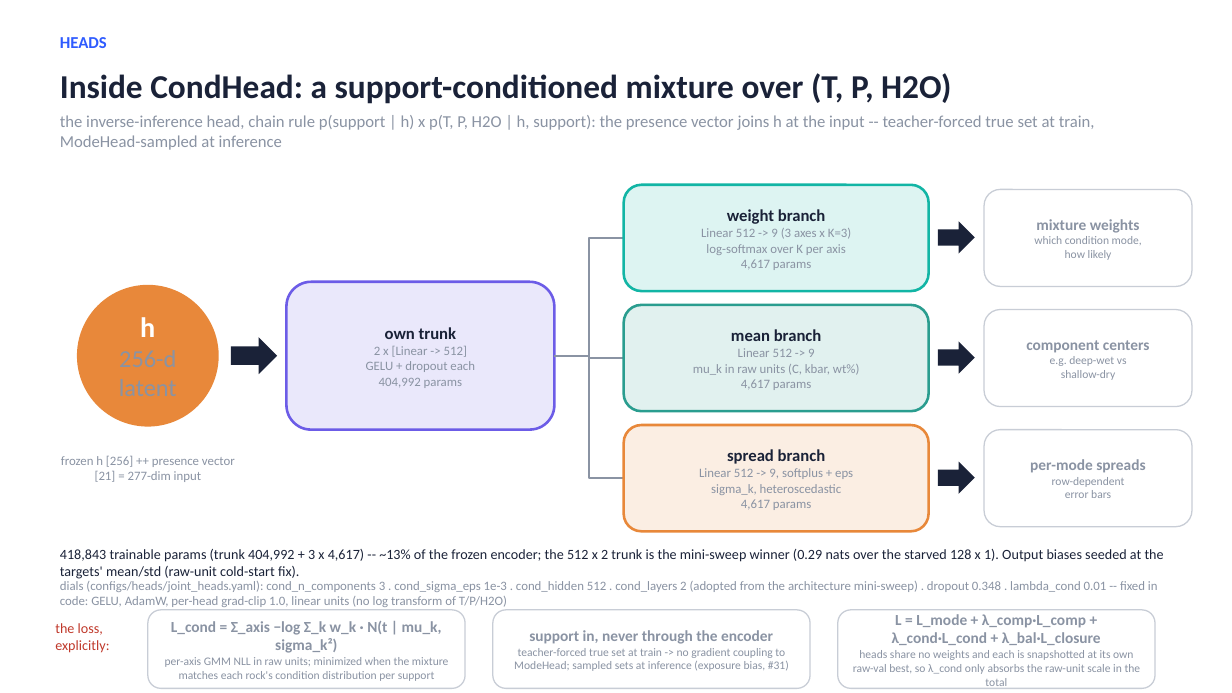
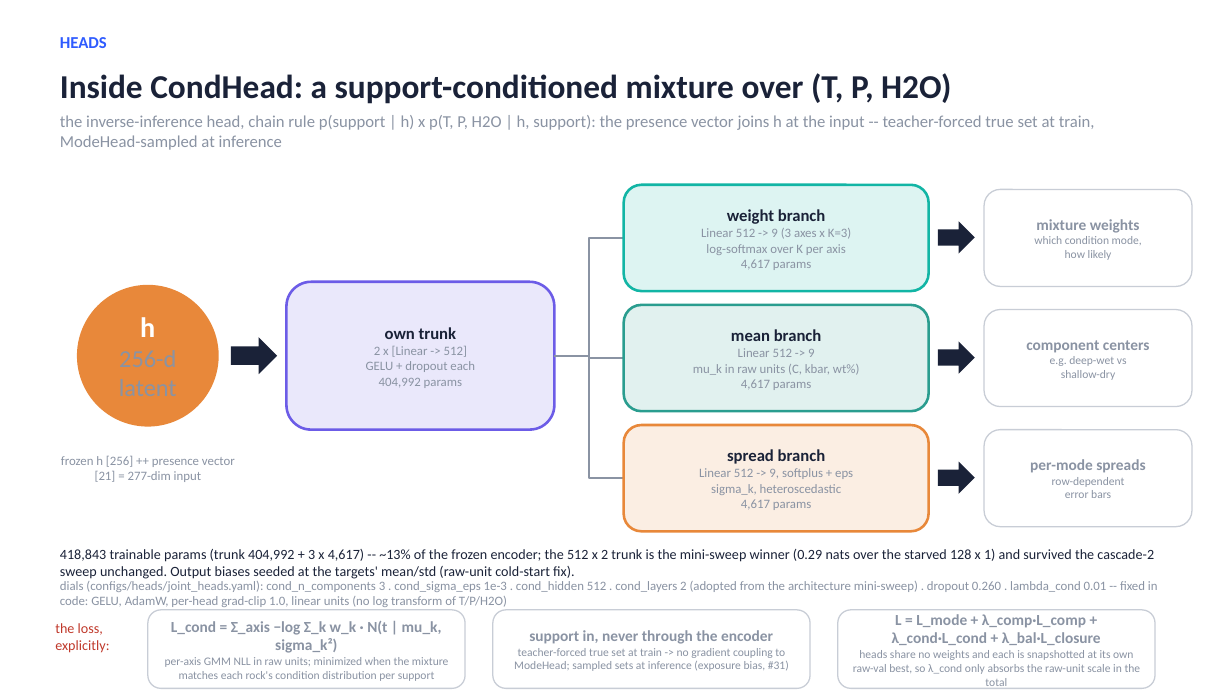
Before and after one commit to matthew-j-liu/phasecast, a slide deck: slide 17 of slides/overview.pptx (slide 18 before the commit). Drawn at 1232x693 pixels with LibreOffice and Linux fonts; fonts in the diff are those of the drawing. Boxes give left, top, right and bottom in pixels: in the first picture for what was removed or moved away, otherwise in the second. Text is boxed around its words. In the diff, an @@ line names an element or a change of style, - is before the commit and + after.

```diff
--- a/slides/overview.pptx
+++ b/slides/overview.pptx
@@ text at [60,549,1154,579]: text changed @@
-418,843 trainable params (trunk 404,992 + 3 x 4,617) -- ~13% of the frozen encoder; the 512 x 2 trunk is the mini-sweep winner (0.29 nats over the starved 128 x 1). Output biases seeded at the targets' mean/std (raw-unit cold-start fix).
+418,843 trainable params (trunk 404,992 + 3 x 4,617) -- ~13% of the frozen encoder; the 512 x 2 trunk is the mini-sweep winner (0.29 nats over the starved 128 x 1) and survived the cascade-2 sweep unchanged. Output biases seeded at the targets' mean/std (raw-unit cold-start fix).
@@ text at [60,581,1158,607]: text changed @@
-dials (configs/heads/joint_heads.yaml): cond_n_components 3 . cond_sigma_eps 1e-3 . cond_hidden 512 . cond_layers 2 (adopted from the architecture mini-sweep) . dropout 0.348 . lambda_cond 0.01 -- fixed in code: GELU, AdamW, per-head grad-clip 1.0, linear units (no log transform of T/P/H2O)
+dials (configs/heads/joint_heads.yaml): cond_n_components 3 . cond_sigma_eps 1e-3 . cond_hidden 512 . cond_layers 2 (adopted from the architecture mini-sweep) . dropout 0.260 . lambda_cond 0.01 -- fixed in code: GELU, AdamW, per-head grad-clip 1.0, linear units (no log transform of T/P/H2O)
```
Also in this commit, not shown: 13 other slides changed, 2 slides added, 1 slide removed, 3 other files.
